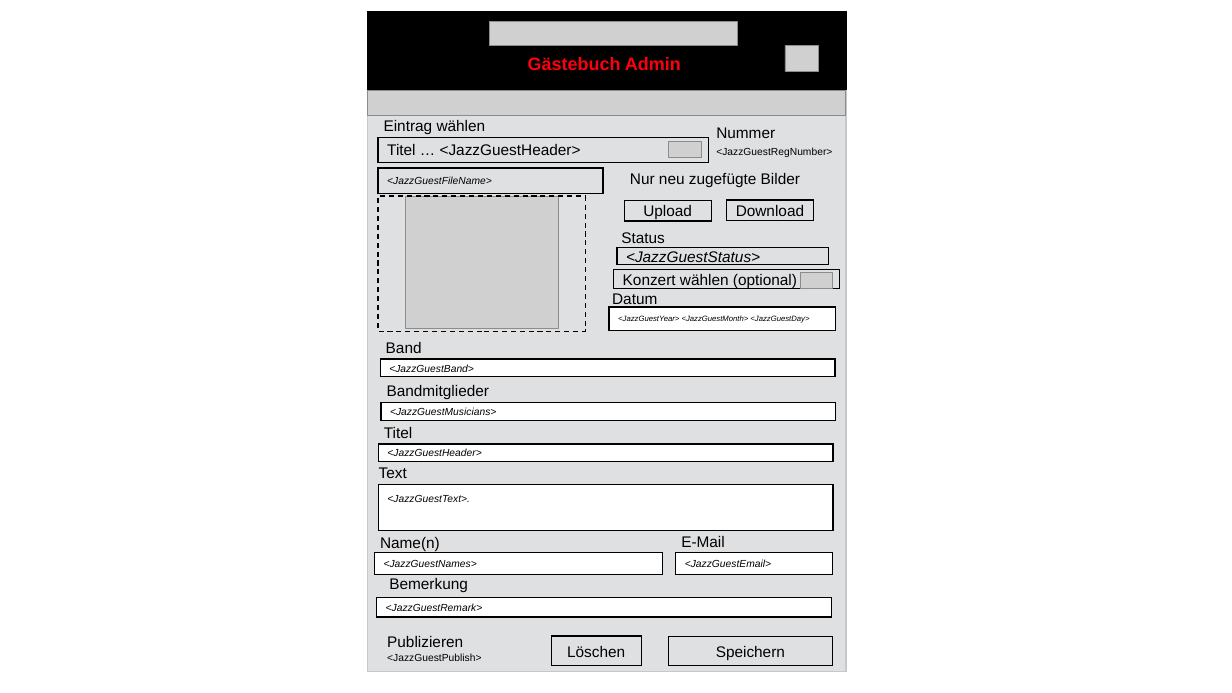
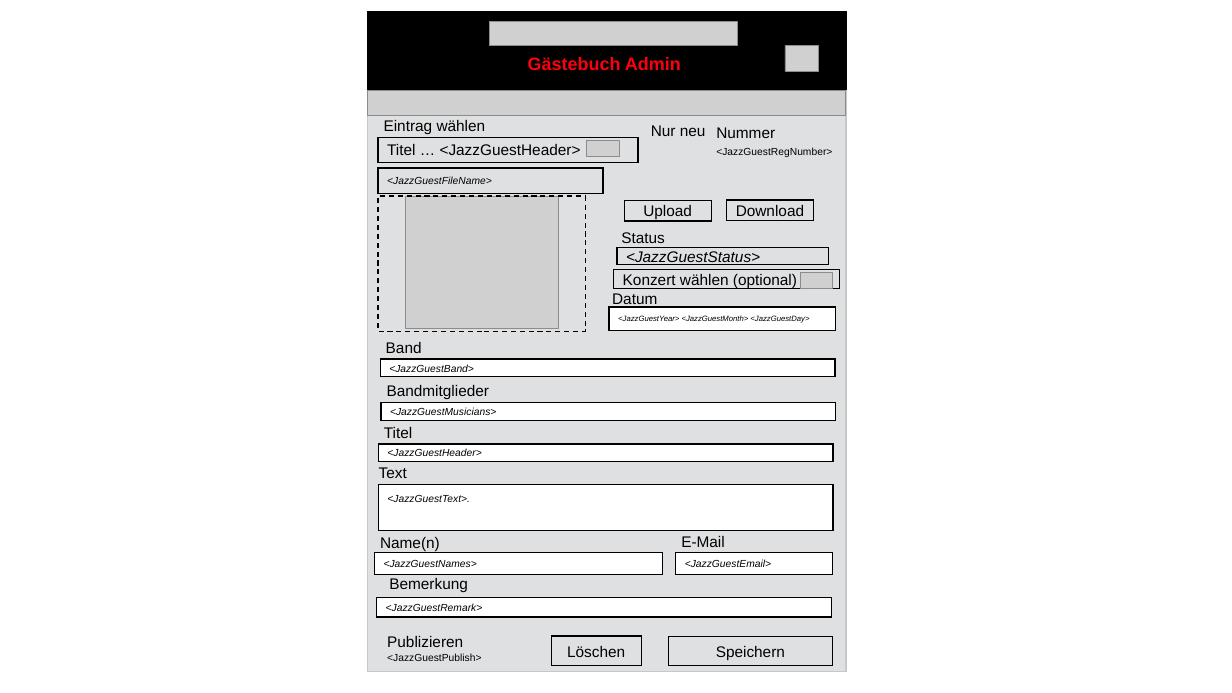
Before and after one commit to JazzLiveAarau/WwwGuestbook, a slide deck: slide 1 of Description/JazzGuestsAdmin.pptx. Drawn at 1232x693 pixels with LibreOffice and Linux fonts; fonts in the diff are those of the drawing; grey boxes stand for pictures; background and template pictures are left out. Boxes give left, top, right and bottom in pixels: in the first picture for what was removed or moved away, otherwise in the second. Text is boxed around its words. In the diff, an @@ line names an element or a change of style, - is before the commit and + after.

```diff
--- a/Description/JazzGuestsAdmin.pptx
+++ b/Description/JazzGuestsAdmin.pptx
@@ rectangle "Titel … <JazzGuestHeader>" resized from (x1=378, y1=138, x2=708, y2=163) to (x1=378, y1=138, x2=638, y2=163) @@
@@ picture moved from (x1=669, y1=141, x2=701, y2=157) to (x1=587, y1=140, x2=619, y2=156) @@
@@ text at (x1=651, y1=125, x2=706, y2=136): text changed @@
-Nur neu zugefügte Bilder
+Nur neu
```
Also in this commit, not shown: 2 other slides changed, 4 other files.
